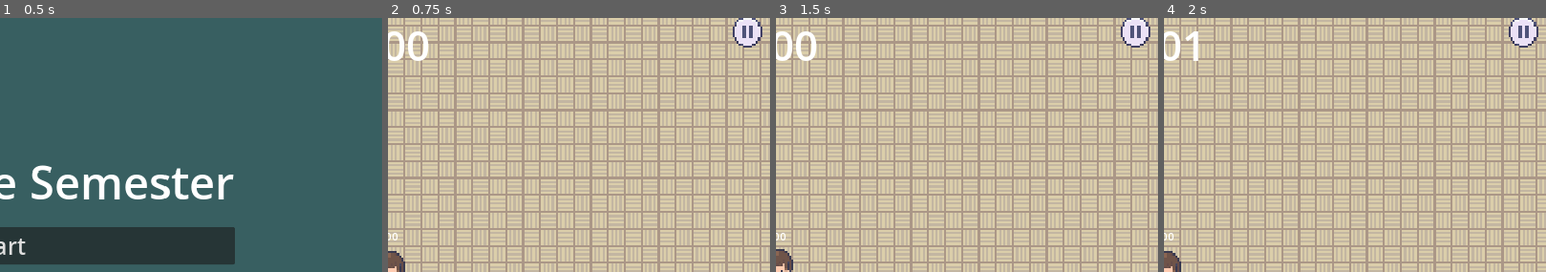
Above: before the commit, frames 1-4 (left to right).
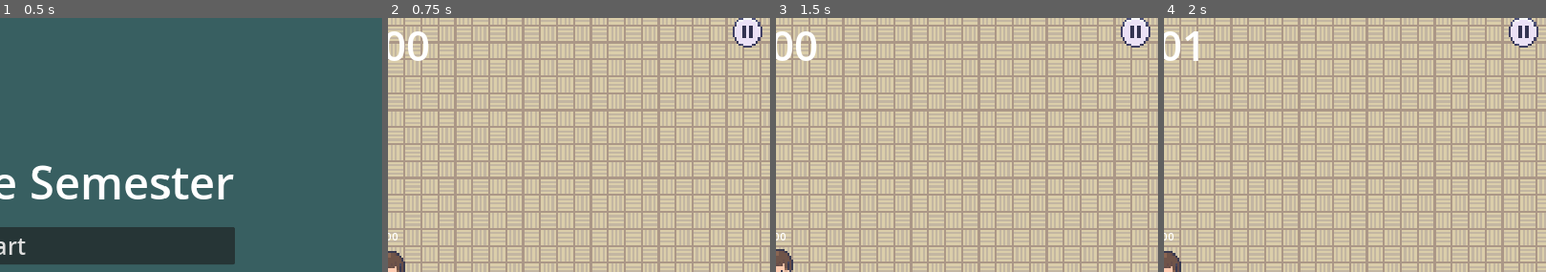
Above: after the commit, the same moments.

Repository: LimZiJia/SurviveTheSemester
Game: Godot game, scene res://scenes/ui/start_screen.tscn
Same seed, same stepped clock (60 frames per second), same inputs: the game is played once before the commit and once after it.
Inputs (mouse positions are % of the whole screen's width and height, from its top left):
- Up to frame 1 (0.5 s): no input
- Up to frame 2 (0.75 s): click "Start" at 0.5 s
- Up to frame 3 (1.5 s): click (3, 25) at 1.25 s
- Up to frame 4 (2 s): no input
The pictures show only the part of the screen within x 50-100%, y 2-52%; the shares and areas given below are measured in that part.

Frame 1 is identical in both runs. In frame 2, 0.1% of the frame differs, in the area x 92-96%, y 3-8%; in frame 3, 0.1%; in frame 4, 0.1%.

Commit message:
Improved pause button
Added textures for pause hover and pressed

Diff:
--- a/scenes/world/world.tscn
+++ b/scenes/world/world.tscn
@@ -18,8 +18,10 @@
 [ext_resource type="Texture2D" uid="uid://u3buqrcmlll3" path="res://assets/Shop_pressed.png" id="9_k526x"]
 [ext_resource type="Texture2D" uid="uid://chnhv8pjvuunk" path="res://assets/Shop_hover.png" id="10_75hys"]
 [ext_resource type="Script" path="res://scenes/ui/experience_bar.gd" id="11_0ou6k"]
-[ext_resource type="Texture2D" uid="uid://b7iwanv7cy353" path="res://assets/pause_button.png" id="12_b3ls8"]
+[ext_resource type="Texture2D" uid="uid://csfv5jy0nsdys" path="res://assets/pause_normal.png" id="11_oe55t"]
+[ext_resource type="Texture2D" uid="uid://dtefd4ycouse3" path="res://assets/pause_pressed.png" id="12_1oxyp"]
 [ext_resource type="Script" path="res://scenes/ui/pause_button.gd" id="13_nehmb"]
+[ext_resource type="Texture2D" uid="uid://pasvpdslkax1" path="res://assets/pause_hover.png" id="13_rrmfn"]
 
 [node name="World" type="Node"]
 script = ExtResource("1_icddk")
@@ -60,7 +62,9 @@
 offset_right = -8.0
 offset_bottom = 56.0
 grow_horizontal = 0
-texture_normal = ExtResource("12_b3ls8")
+texture_normal = ExtResource("11_oe55t")
+texture_pressed = ExtResource("12_1oxyp")
+texture_hover = ExtResource("13_rrmfn")
 script = ExtResource("13_nehmb")
 pause_menu_scene = ExtResource("6_7j38u")
 
Binary file added: assets/pause_hover.png
Not shown, added: assets/pause_hover.png.import
Binary file added: assets/pause_normal.png
Not shown, added: assets/pause_normal.png.import
Binary file added: assets/pause_pressed.png
Not shown, added: assets/pause_pressed.png.import
Not shown: 1 places in scenes/world/world.tscn that only renumber resources
